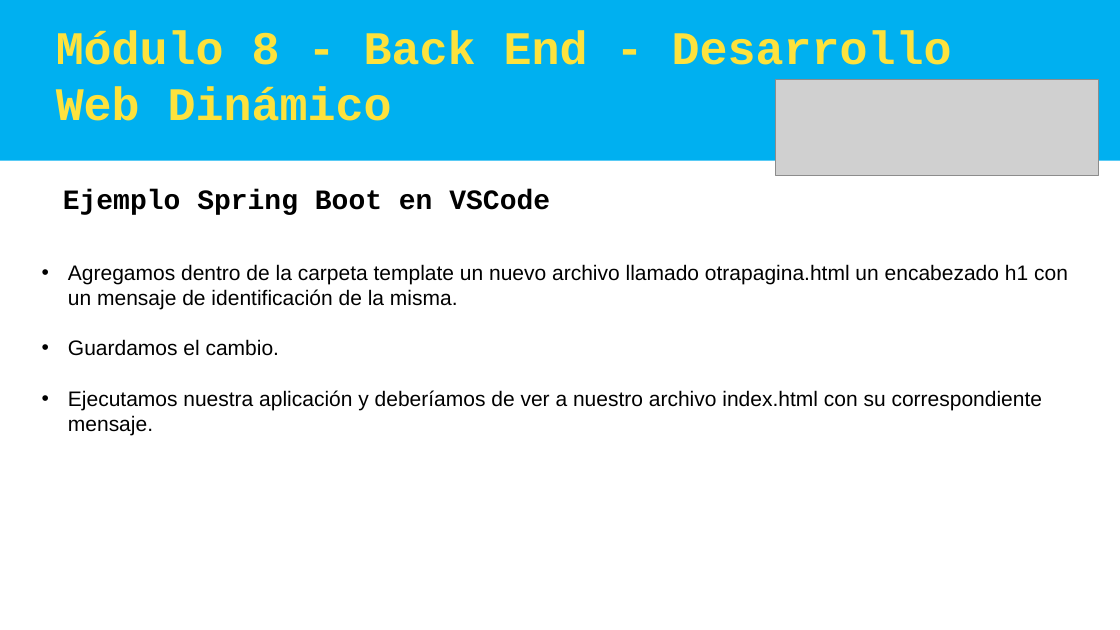
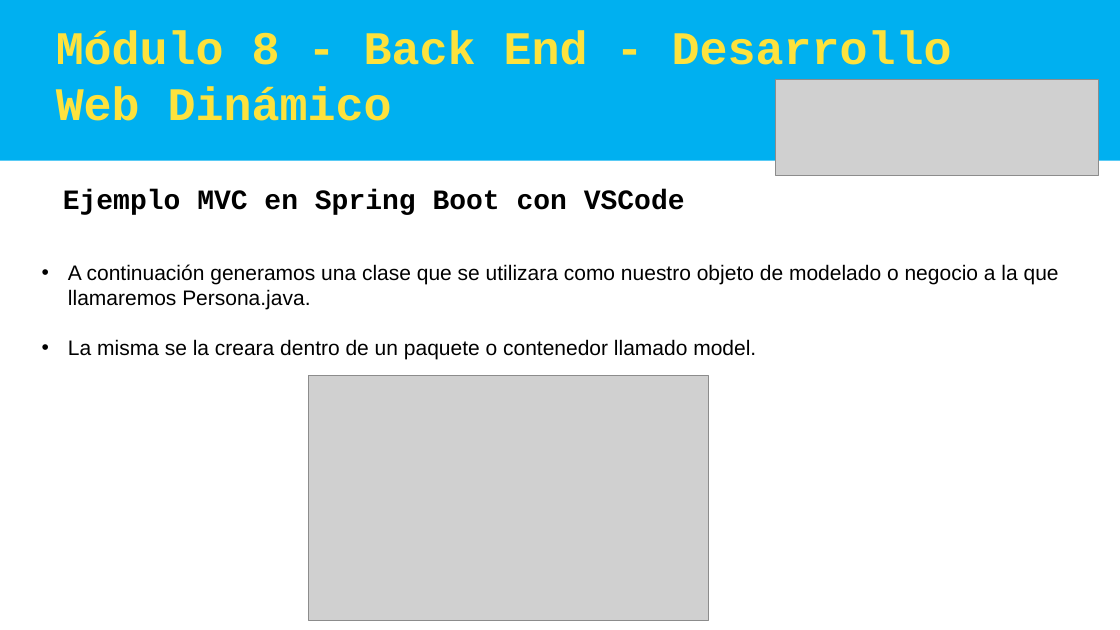
Before and after one commit to cesarprogramador/Angular, a slide deck: slide 22 of Argentina Programa - SpringBoot MVC.pptx (slide 18 before the commit). Drawn at 1120x630 pixels with LibreOffice and Linux fonts; fonts in the diff are those of the drawing; grey boxes stand for pictures. Boxes give left, top, right and bottom in pixels: in the first picture for what was removed or moved away, otherwise in the second. Text is boxed around its words. In the diff, an @@ line names an element or a change of style, - is before the commit and + after.

```diff
--- a/Argentina Programa - SpringBoot MVC.pptx
+++ b/Argentina Programa - SpringBoot MVC.pptx
@@ text at (63,189,685,215): text changed @@
-Ejemplo Spring Boot en VSCode
+Ejemplo MVC en Spring Boot con VSCode
@@ text at (68,264,1059,360): text changed @@
-• Agregamos dentro de la carpeta template un nuevo archivo llamado otrapagina.html un encabezado h1 con un mensaje de identificación de la misma.
-• Guardamos el cambio.
-• Ejecutamos nuestra aplicación y deberíamos de ver a nuestro archivo index.html con su correspondiente mensaje.
+• A continuación generamos una clase que se utilizara como nuestro objeto de modelado o negocio a la que llamaremos Persona.java.
+• La misma se la creara dentro de un paquete o contenedor llamado model.
@@ picture added at (308,376,708,620) @@
```
Also in this commit, not shown: 18 other slides changed, 31 slides added, 1 slide removed.
